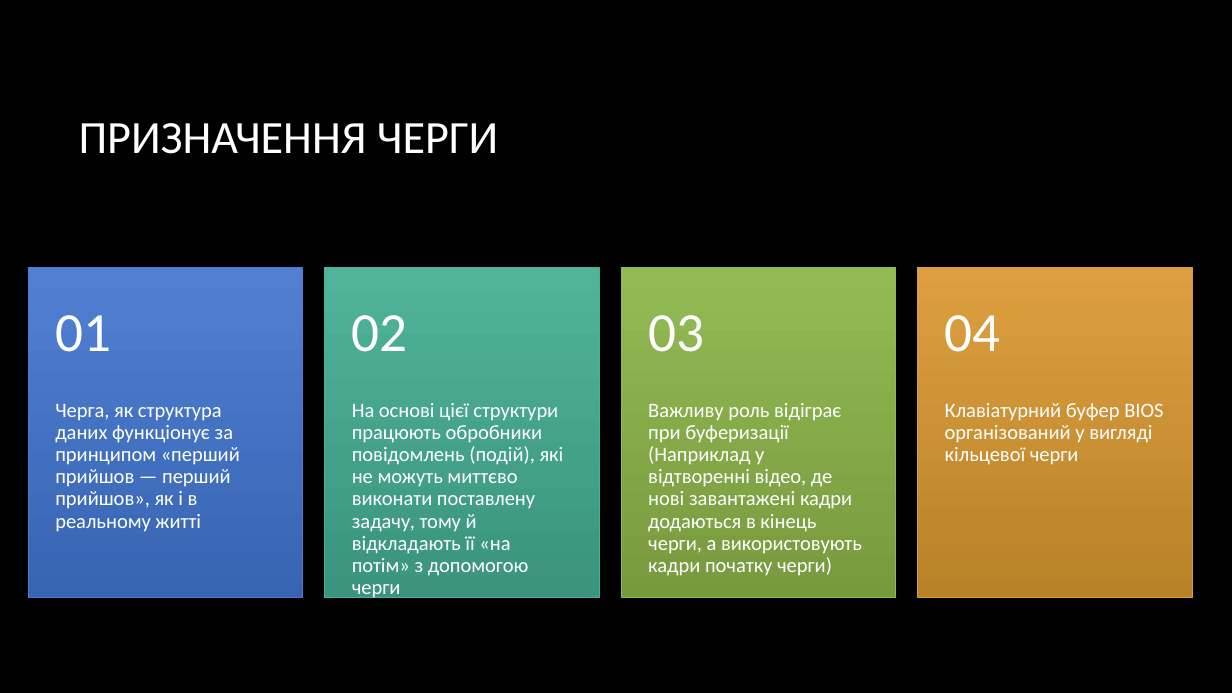
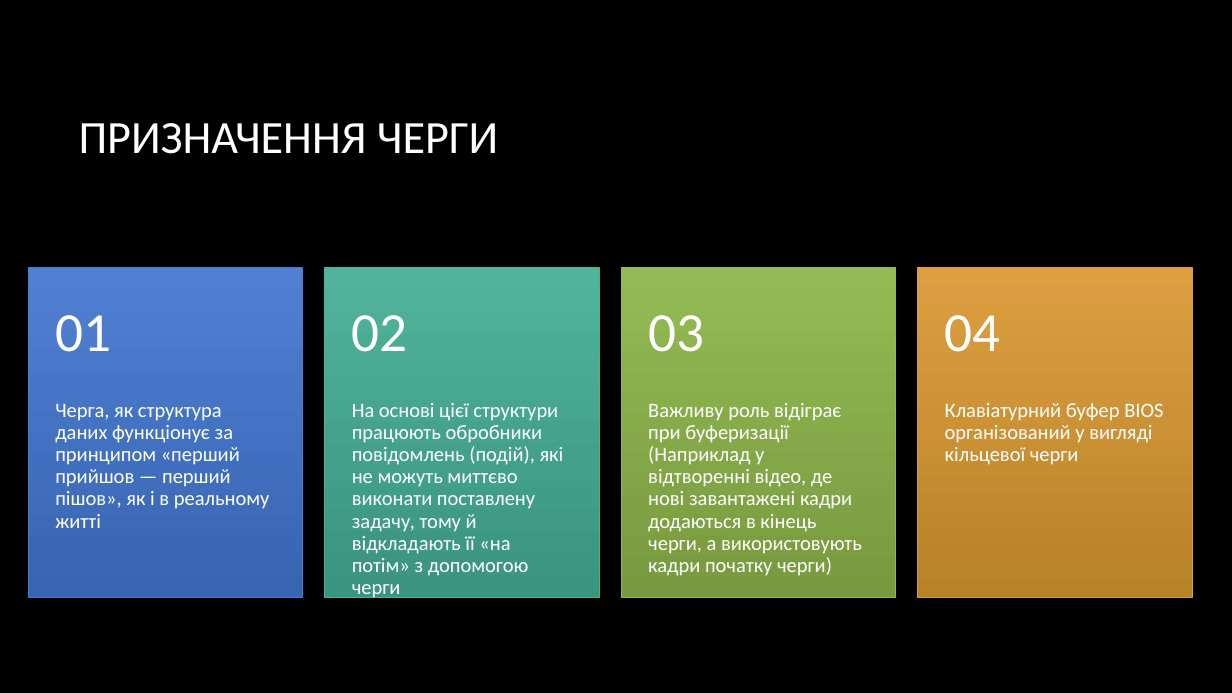
Before and after one commit to Tivikrat/algo-17-project, a slide deck: slide 2 of Presentation/Черга за O(1) на шести стеках.pptx. Drawn at 1232x693 pixels with LibreOffice and Linux fonts; fonts in the diff are those of the drawing; background and template pictures are left out. Boxes give left, top, right and bottom in pixels: in the first picture for what was removed or moved away, otherwise in the second. Text is boxed around its words. In the diff, an @@ line names an element or a change of style, - is before the commit and + after.

```diff
--- a/Presentation/Черга за O(1) на шести стеках.pptx
+++ b/Presentation/Черга за O(1) на шести стеках.pptx
@@ text at bbox=[55, 404, 269, 528]: text changed @@
-Черга, як структура даних функціонує за принципом «перший прийшов — перший прийшов», як і в реальному житті
+Черга, як структура даних функціонує за принципом «перший прийшов — перший пішов», як і в реальному житті
```
Also in this commit, not shown: 3 other files.
